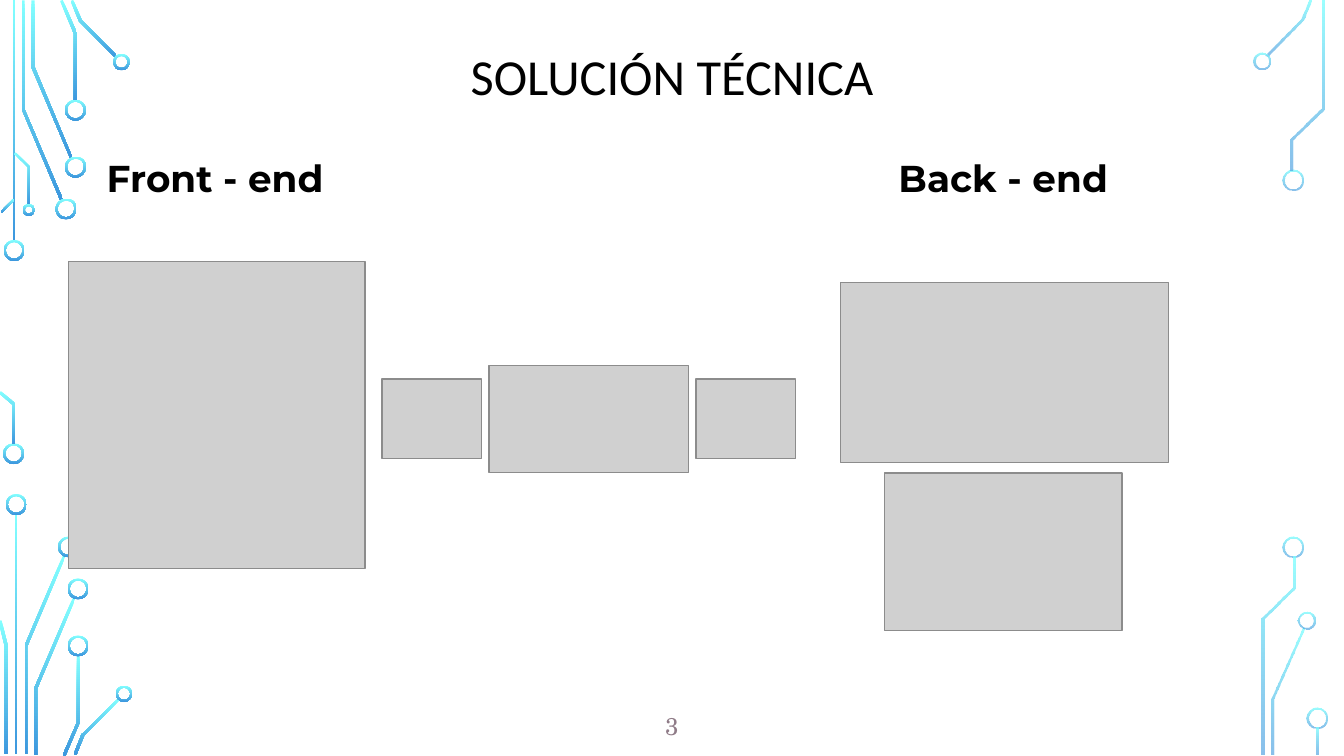
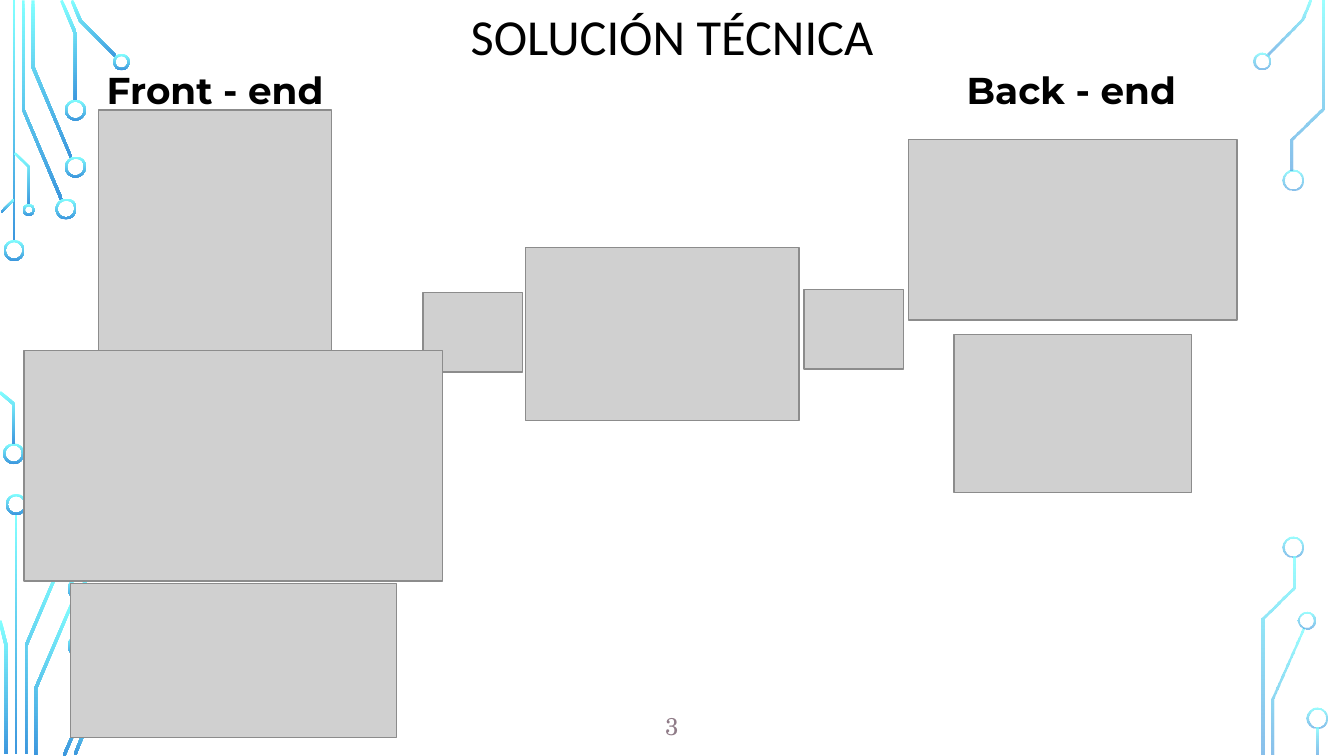
Before and after one commit to karin-romero/WT-Project, a slide deck: slide 3 of group3/Grupo 3 - Proyecto v2.pptx. Drawn at 1344x756 pixels with LibreOffice and Linux fonts; fonts in the diff are those of the drawing; grey boxes stand for pictures; background and template pictures are left out. Boxes give left, top, right and bottom in pixels: in the first picture for what was removed or moved away, otherwise in the second. Text is boxed around its words. In the diff, an @@ line names an element or a change of style, - is before the commit and + after.

```diff
--- a/group3/Grupo 3 - Proyecto v2.pptx
+++ b/group3/Grupo 3 - Proyecto v2.pptx
@@ title "SOLUCIÓN TÉCNICA": place and size @@
-title "SOLUCIÓN TÉCNICA" at bbox=[471, 54, 874, 96]
+title "SOLUCIÓN TÉCNICA" at bbox=[471, 13, 874, 56]
@@ text "Front - end" rewrapped from bbox=[107, 164, 323, 193] to bbox=[107, 68, 323, 114] @@
@@ text "Back - end": place and size @@
-text "Back - end" at bbox=[898, 164, 1107, 193]
+text "Back - end" at bbox=[967, 76, 1176, 105]
@@ picture: place and size @@
-picture at bbox=[69, 262, 364, 569]
+picture at bbox=[99, 110, 332, 351]
@@ picture: place and size @@
-picture at bbox=[840, 282, 1168, 462]
+picture at bbox=[909, 140, 1236, 320]
@@ picture added at bbox=[526, 247, 798, 421] @@
@@ picture: place and size @@
-picture at bbox=[382, 379, 481, 458]
+picture at bbox=[423, 293, 523, 372]
@@ picture: place and size @@
-picture at bbox=[696, 379, 796, 458]
+picture at bbox=[804, 289, 903, 368]
@@ picture added at bbox=[24, 351, 442, 582] @@
@@ picture: place and size @@
-picture at bbox=[884, 473, 1122, 632]
+picture at bbox=[954, 335, 1192, 493]
@@ picture removed at bbox=[489, 366, 688, 473] @@
@@ freeform shape removed at bbox=[58, 536, 79, 556] @@
@@ picture added at bbox=[70, 583, 396, 738] @@
@@ freeform shape removed at bbox=[116, 685, 133, 702] @@
```
